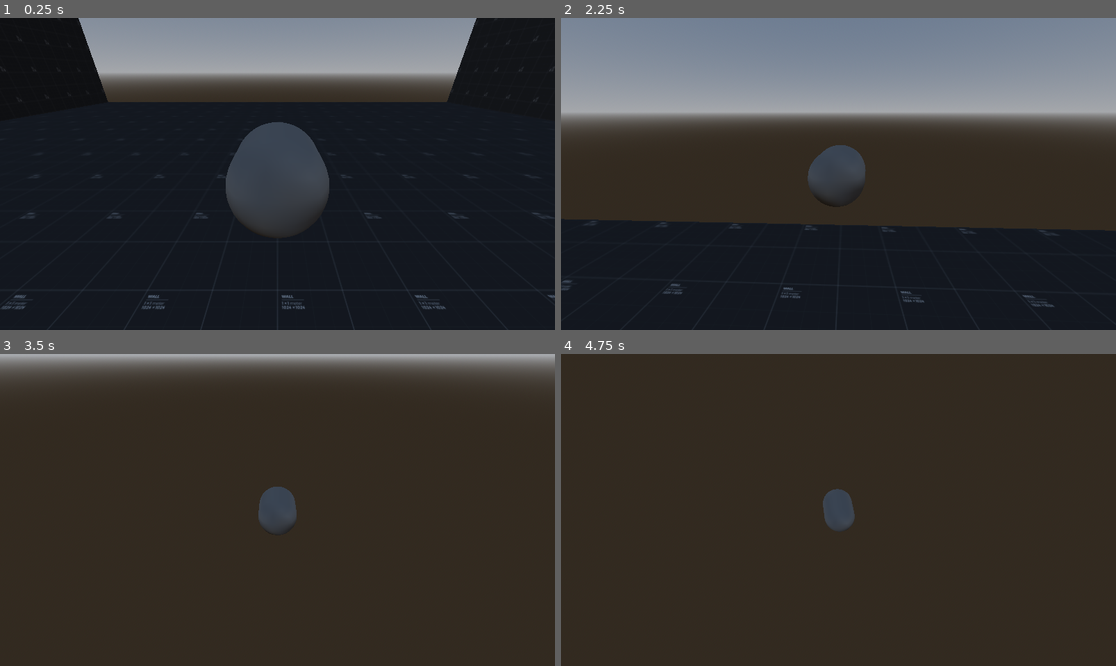
Above: before the commit, frames 1-4 (two rows, left to right).
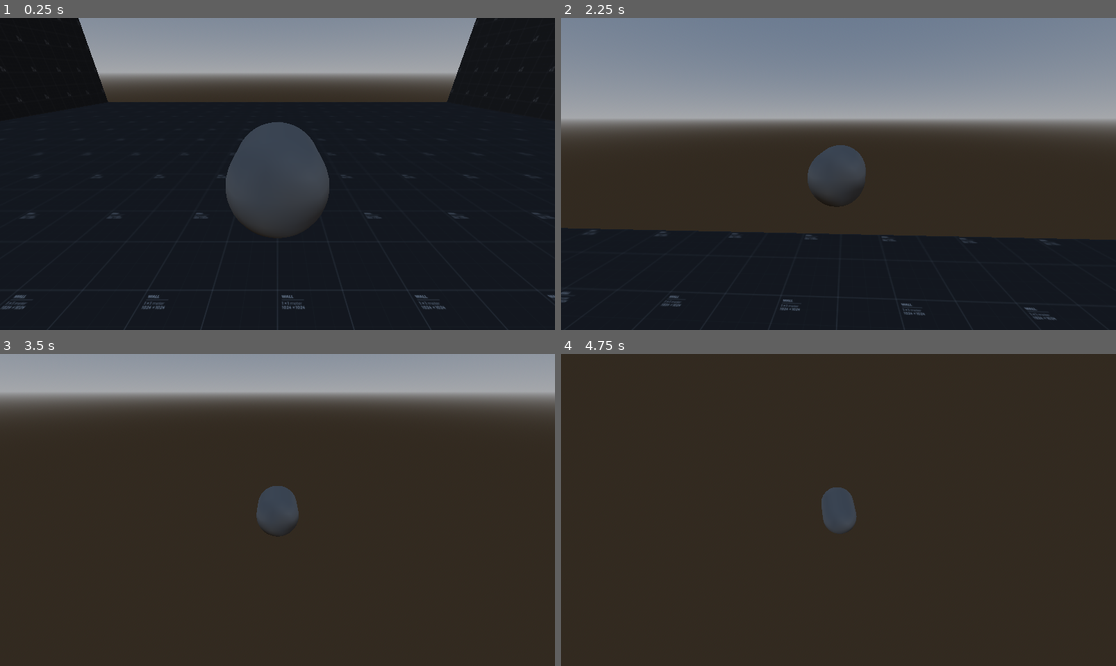
Above: after the commit, the same moments.

Repository: jamethy/fish-4
Game: Godot game, scene res://Scenes/test-scene.tscn
Same seed, same stepped clock (60 frames per second), same inputs: the game is played once before the commit and once after it.
Inputs (mouse positions are in pixels of both pictures, inside the frame that each line leads up to):
- Up to frame 1 (0.25 s): no input
- Up to frame 2 (2.25 s): tap Enter (ui_accept) at 0.5, 0.77, 1.52 s; move the mouse to (866, 174) at 0.52 s; hold W (Forward) from 0.53 s (still down); tap Space (Burst) at 0.6, 1.35, 2.1 s; move the mouse to (810, 174) at 1.27 s; move the mouse to (849, 167) at 2.02 s
- Up to frame 3 (3.5 s): keep holding W (Forward); move the mouse to (271, 516) at 2.77 s; tap Space (Burst) at 2.85 s; tap Enter (ui_accept) at 3.02 s
- Up to frame 4 (4.75 s): keep holding W (Forward); move the mouse to (877, 513) at 3.52 s; tap Space (Burst) at 3.6, 4.35 s; tap Enter (ui_accept) at 3.77, 4.52 s; move the mouse to (794, 506) at 4.27 s

The runs differ from the first frame. In frame 2, 7.5% of the frame differs, in the area x 0-100%, y 30-97%; in frame 3, 16%, in the area x 0-100%, y 0-55%; in frame 4, 0.1%.

Commit message:
player with camera into initial room

Diff:
--- a/Player/Player.gd
+++ b/Player/Player.gd
@@ -76,3 +76,8 @@
 		velocity.z = move_toward(velocity.z, 0, SPEED)
 
 	move_and_slide()
+
+	for i in get_slide_collision_count():
+		var c = get_slide_collision(i)
+		if c.get_collider() is RigidBody3D:
+			c.get_collider().apply_central_impulse(-c.get_normal() * 0.02)
--- a/Player/player.tscn
+++ b/Player/player.tscn
@@ -7,6 +7,9 @@
 
 [sub_resource type="CapsuleMesh" id="CapsuleMesh_05ut4"]
 height = 1.5
+
+[sub_resource type="ConvexPolygonShape3D" id="ConvexPolygonShape3D_rr7ru"]
+points = PackedVector3Array(-1, 0, -2, 1, 0, -2, -1, 0, 2, 1, 0, 2, 0.5, 0.75, 1, -0.5, 0.75, 1, 0.5, 0.75, -1, -0.5, 0.75, -1)
 
 [node name="Player" type="CharacterBody3D"]
 transform = Transform3D(1, 0, 0, 0, 1, 0, 0, 0, 1, -0.00230026, 0.506608, -0.00224853)
@@ -19,3 +22,7 @@
 [node name="MeshInstance3D" type="MeshInstance3D" parent="."]
 transform = Transform3D(1, 0, 0, 0, -4.37114e-08, -1, 0, 1, -4.37114e-08, 0, 0, 0)
 mesh = SubResource("CapsuleMesh_05ut4")
+
+[node name="RampCollisionShape" type="CollisionShape3D" parent="."]
+transform = Transform3D(1, 0, 0, 0, 1, 0, 0, 0, 1, 0, -0.5, 0)
+shape = SubResource("ConvexPolygonShape3D_rr7ru")
--- a/initial_room.tscn
+++ b/initial_room.tscn
@@ -1,24 +1,14 @@
-[gd_scene load_steps=11 format=3 uid="uid://du0b8ujm3axps"]
+[gd_scene load_steps=8 format=3 uid="uid://du0b8ujm3axps"]
 
 [ext_resource type="PackedScene" uid="uid://b8bi27h5lo5ae" path="res://fish.tscn" id="1_ehy27"]
 [ext_resource type="Texture2D" uid="uid://dafm0canr7uy2" path="res://Assets/Test Tile Textures/texture_01.svg" id="1_ey1qs"]
-[ext_resource type="Script" path="res://player.gd" id="3_ftx7p"]
+[ext_resource type="PackedScene" uid="uid://ua1b473dkgkh" path="res://Player/player.tscn" id="1_hkrpd"]
+[ext_resource type="PackedScene" uid="uid://de1ollje6u46c" path="res://Player/player_camera.tscn" id="4_l5wrg"]
 
 [sub_resource type="Environment" id="Environment_4d0ln"]
 ambient_light_color = Color(0.827938, 0.754442, 0.702014, 1)
 ambient_light_energy = 4.16
 
-[sub_resource type="StandardMaterial3D" id="StandardMaterial3D_at4m5"]
-albedo_color = Color(0.392157, 0.0509804, 1, 1)
-
-[sub_resource type="CapsuleMesh" id="CapsuleMesh_11jqu"]
-material = SubResource("StandardMaterial3D_at4m5")
-
-[sub_resource type="CapsuleShape3D" id="CapsuleShape3D_xu6v0"]
-
-[sub_resource type="ConvexPolygonShape3D" id="ConvexPolygonShape3D_qckhb"]
-points = PackedVector3Array(-1, 0, -2, 1, 0, -2, -1, 0, 2, 1, 0, 2, 0.5, 0.75, 1, -0.5, 0.75, 1, 0.5, 0.75, -1, -0.5, 0.75, -1)
-
 [sub_resource type="StandardMaterial3D" id="StandardMaterial3D_ulcii"]
 albedo_texture = ExtResource("1_ey1qs")
 uv1_triplanar = true
@@ -31,21 +21,10 @@
 [node name="WorldEnvironment" type="WorldEnvironment" parent="."]
 environment = SubResource("Environment_4d0ln")
 
-[node name="Player" type="CharacterBody3D" parent="."]
-transform = Transform3D(1, 0, 0, 0, 1, 0, 0, 0, 1, -0.205808, 2.25066, -9.23608)
-script = ExtResource("3_ftx7p")
-
-[node name="CSGMesh3D" type="CSGMesh3D" parent="Player"]
-transform = Transform3D(1, 0, 0, 0, -0.00101225, 0.999999, 0, -0.999999, -0.00101225, 0, 0, 0)
-mesh = SubResource("CapsuleMesh_11jqu")
-
-[node name="CollisionShape3D" type="CollisionShape3D" parent="Player"]
-transform = Transform3D(1, 0, 0, 0, -4.37114e-08, -1, 0, 1, -4.37114e-08, 0, 0, 0)
-shape = SubResource("CapsuleShape3D_xu6v0")
-
-[node name="RampCollisionShape" type="CollisionShape3D" parent="Player"]
-transform = Transform3D(1, 0, 0, 0, 1, 0, 0, 0, 1, 0, -0.5, 0)
-shape = SubResource("ConvexPolygonShape3D_qckhb")
+[node name="Player2" parent="." instance=ExtResource("1_hkrpd")]
+transform = Transform3D(1, 0, 0, 0, 1, 0, 0, 0, 1, -0.00230026, 1.59301, -9.15647)
+SPEED = 10.0
+burst_velocity = 35.0
 
 [node name="Wall1" type="StaticBody3D" parent="."]
 transform = Transform3D(-0.0230014, -0.999735, 0, 0.999735, -0.0230014, 0, 0, 0, 1, 13.5508, 1.07353, 0)
@@ -117,9 +96,6 @@
 transform = Transform3D(0.975365, -0.0117873, 0.22028, -0.220595, -0.0521177, 0.973972, 0, -0.998571, -0.053434, 6.03979, 13.311, 0)
 spot_range = 4096.0
 
-[node name="Camera3D" type="Camera3D" parent="."]
-transform = Transform3D(1, 0, 0, 0, 0.672742, 0.739878, 0, -0.739878, 0.672742, 0, 11.4352, 11.4149)
-
 [node name="Fish" parent="." instance=ExtResource("1_ehy27")]
 transform = Transform3D(1, 0, 0, 0, 1, 0, 0, 0, 1, 0, 2, 0)
 mass = 0.01
@@ -695,3 +671,7 @@
 [node name="Fish144" parent="." instance=ExtResource("1_ehy27")]
 transform = Transform3D(-0.0371495, 0, -0.99931, 0, 1, 0, 0.99931, 0, -0.0371495, -10.8535, 7.71385, 5.17117)
 mass = 0.01
+
+[node name="Camera3D" parent="." node_paths=PackedStringArray("target") instance=ExtResource("4_l5wrg")]
+transform = Transform3D(1, 0, 0, 0, 0.894428, 0.447213, 0, -0.447213, 0.894428, -0.00230026, 2.59301, -7.15647)
+target = NodePath("../Player2")
Not shown: 1 places in Player/player.tscn that only renumber resources
